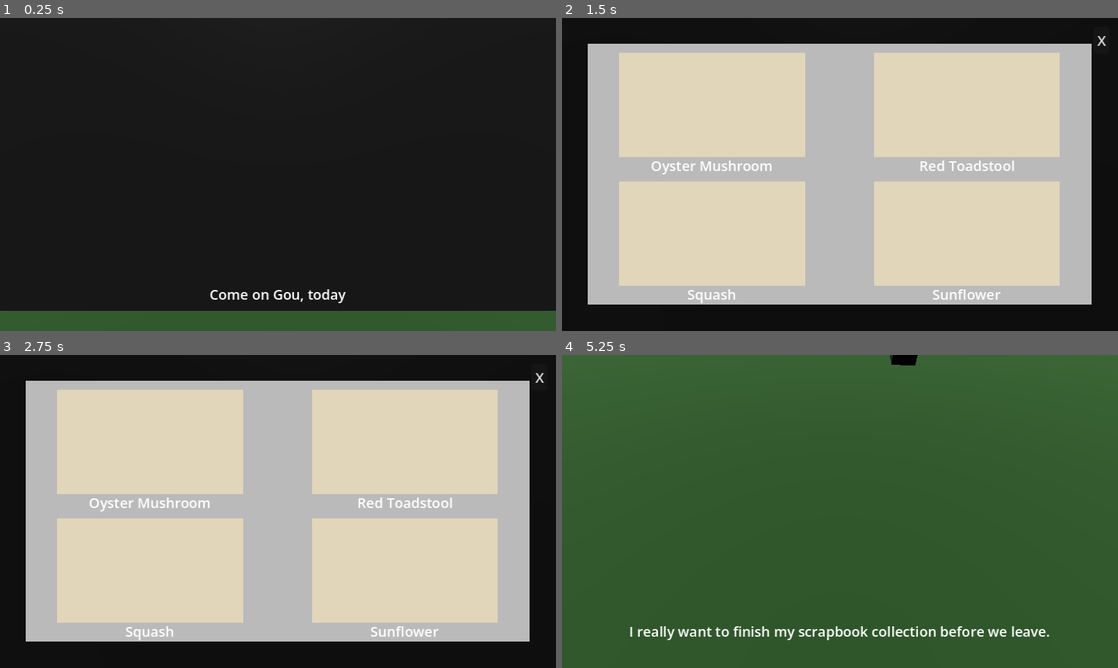
Above: before the commit, frames 1-4 (two rows, left to right).
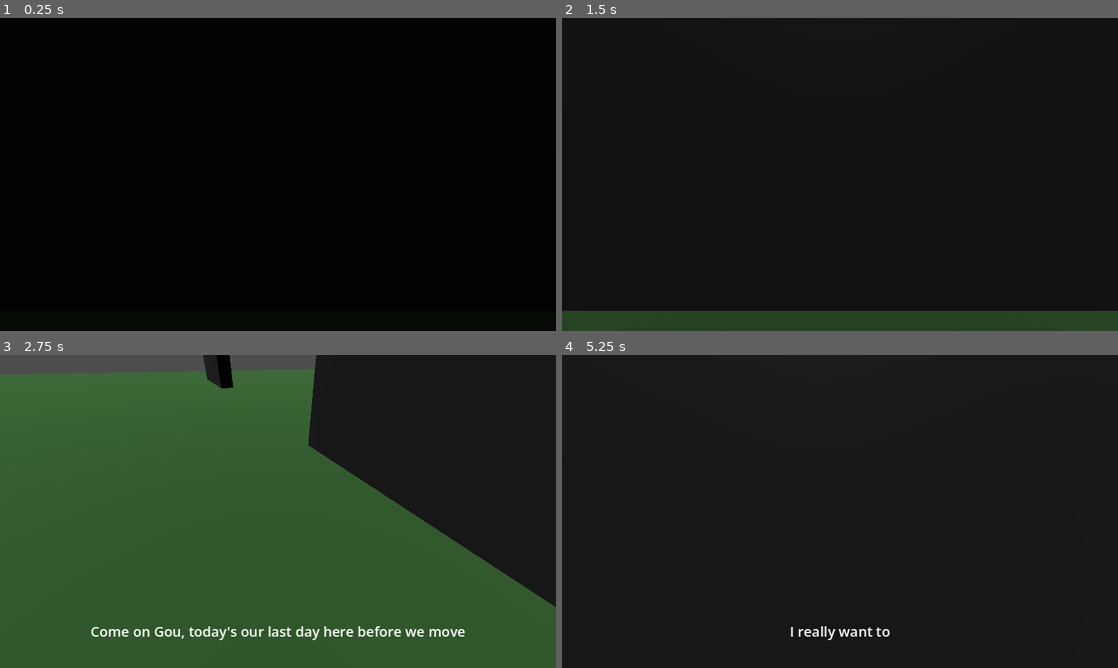
Above: after the commit, the same moments.

Repository: jwl0724/Comfy-Jam-Autumn-2026
Game: Godot game, scene res://Systems/Game/GameController.tscn
Two runs of this game, one before a commit and one after it. Both use one fixed random seed, a clock stepped at 60 frames per second and the inputs below.
Inputs (mouse positions are in pixels of both pictures, inside the frame that each line leads up to):
- Up to frame 1 (0.25 s): no input
- Up to frame 2 (1.5 s): move the mouse to (867, 174) at 0.52 s; hold W (Forward) from 0.53 s (still down); right-click (867, 174) at 0.6 s; tap Enter at 1.25 s; move the mouse to (812, 174) at 1.27 s; tap V (Book) at 1.35 s
- Up to frame 3 (2.75 s): release W (Forward) at 2 s; click (44, 624) at 2.02 s
- Up to frame 4 (5.25 s): click (1073, 624) at 2.77 s; click (1101, 376) at 3.5 s, where only the run before the commit has a clickable "X"; tap Space at 4.25 s; move the mouse to (851, 505) at 4.27 s; hold W (Forward) from 4.28 s (still down); tap E (Interact) at 4.35 s; move the mouse to (834, 517) at 5.02 s; click (834, 517) at 5.1 s

The runs differ from the first frame. In frame 1, 8.8% of the frame differs, in the area x 0-100%, y 0-100%; in frame 2, 82%; in frame 3, 93%; in frame 4, 100%.

Commit message:
create fade transition and connect to start sequence

Diff:
--- a/Common/AutoLoads/signal_bus.gd
+++ b/Common/AutoLoads/signal_bus.gd
@@ -6,6 +6,10 @@
 signal game_layers_clearAll()
 signal game_layers_addGUI(layer: GameController.ControlLayers, scenes: Array[PackedScene])
 signal game_layers_clearGUI(layer: GameController.ControlLayers)
+
+# Transition Signals
+signal game_transition_fadeShow(color: Color, time: float) ## A fade transition to show screen
+signal game_transition_fadeHide(color: Color, time: float) ## A fade transition to hide screen
 
 # Game Controller Signals
 signal game_pause(do_pause: bool)
--- /dev/null
+++ b/Common/UI/Transitions/Fade.tscn
@@ -0,0 +1,11 @@
+[gd_scene format=3 uid="uid://bylnirxgwoeag"]
+
+[ext_resource type="Script" uid="uid://cev3y07045gu2" path="res://Common/UI/Transitions/fade.gd" id="1_5o5hh"]
+
+[node name="Fade" type="ColorRect" unique_id=1292248484]
+anchors_preset = 15
+anchor_right = 1.0
+anchor_bottom = 1.0
+grow_horizontal = 2
+grow_vertical = 2
+script = ExtResource("1_5o5hh")
--- /dev/null
+++ b/Common/UI/Transitions/fade.gd
@@ -0,0 +1,36 @@
+extends ColorRect
+class_name TransitionFade
+
+
+
+func _ready():
+    SignalBus.game_transition_fadeShow.connect(_on_transition_show_request)
+    SignalBus.game_transition_fadeHide.connect(_on_transition_hide_request)
+    visible = false
+
+
+
+func _on_transition_show_request(new_color: Color, time: float):
+    # Set properties
+    visible = true
+    color = new_color
+    modulate = Color.WHITE
+
+    # Setup transitioning tween
+    var t = create_tween()
+    t.tween_property(self, "modulate", Color.TRANSPARENT, time)
+    t.tween_callback(func(): visible = false)
+    t.play()
+
+
+
+func _on_transition_hide_request(new_color: Color, time: float):
+    # Set properties
+    visible = true
+    color = new_color
+    modulate = Color.TRANSPARENT
+
+    # Setup transitioning tween
+    var t = create_tween()
+    t.tween_property(self, "modulate", Color.WHITE, time)
+    t.play()
--- a/Levels/Forest/Systems/sequence_handler.gd
+++ b/Levels/Forest/Systems/sequence_handler.gd
@@ -5,6 +5,7 @@
 signal end_sequence_finished()
 
 const seconds_per_line: float = 3
+const seconds_per_fade: float = 2
 
 const start_dialogue: Array[String] = [
     "Come on Gou, today's our last day here before we move to the city.",
@@ -27,10 +28,17 @@
 
 
 func play_start_sequence():
-    SignalBus.hud_dialogue_play.emit(start_dialogue, seconds_per_line)
+    # TODO: Probably add some scripted actions here?
+    var t = create_tween()
 
-    var t = create_tween() # TODO: Probably add some scripted actions here?
+    t.tween_callback(func(): SignalBus.game_transition_fadeShow.emit(Color.BLACK, seconds_per_fade))
+    t.tween_interval(seconds_per_fade)
+
+    t.tween_callback(func():
+        SignalBus.level_player_enableControls.emit(true)
+        SignalBus.hud_dialogue_play.emit(start_dialogue, seconds_per_line))
     t.tween_interval(seconds_per_line * start_dialogue.size())
+
     t.tween_callback(func(): start_sequence_finished.emit())
     t.play()
 
--- a/Levels/Forest/forest.gd
+++ b/Levels/Forest/forest.gd
@@ -10,8 +10,7 @@
     sequence_handler.start_sequence_finished.connect(_on_start_sequence_finished)
     sequence_handler.end_sequence_finished.connect(_on_end_sequence_finished)
 
-    # TODO: Below depends on if wanted scripted sequence, determine if scripted sequence is wanted
-    # SignalBus.level_player_enableControls.emit(false)
+    SignalBus.level_player_enableControls.emit(false)
     sequence_handler.call_deferred("play_start_sequence")
 
 
@@ -21,8 +20,7 @@
     else: sequence_handler.play_lose_sequence()
 
 
-
-# TODO: The start/end sequences might not need a signal? for now will just have just in case needed in the future to be determined
+# TODO: Below depends on if wanted scripted sequence, determine if scripted sequence is wanted
 func _on_start_sequence_finished():
     SignalBus.level_player_enableControls.emit(true)
 
--- a/Systems/Game/GameController.tscn
+++ b/Systems/Game/GameController.tscn
@@ -4,6 +4,7 @@
 [ext_resource type="PackedScene" uid="uid://jxcuyws4cpbu" path="res://Common/UI/Menus/MainMenu/MainMenu.tscn" id="3_iq1bj"]
 [ext_resource type="PackedScene" uid="uid://bmgjpuq61d5gn" path="res://Levels/Testing/Game/CoreLoop.tscn" id="3_j0ier"]
 [ext_resource type="PackedScene" uid="uid://cxes41vpkkplv" path="res://Common/UI/HUD/HUD.tscn" id="5_j0ier"]
+[ext_resource type="PackedScene" uid="uid://bylnirxgwoeag" path="res://Common/UI/Transitions/Fade.tscn" id="5_j6267"]
 
 [node name="GameController" type="Node" unique_id=1964676766]
 script = ExtResource("1_yl5u5")
@@ -51,6 +52,9 @@
 grow_horizontal = 2
 grow_vertical = 2
 
+[node name="Fade" parent="Transition/Root" unique_id=1292248484 instance=ExtResource("5_j6267")]
+layout_mode = 1
+
 [node name="Debug" type="CanvasLayer" parent="." unique_id=409890986]
 process_mode = 3
 layer = 40
Not shown, added: Common/UI/Transitions/fade.gd.uid
